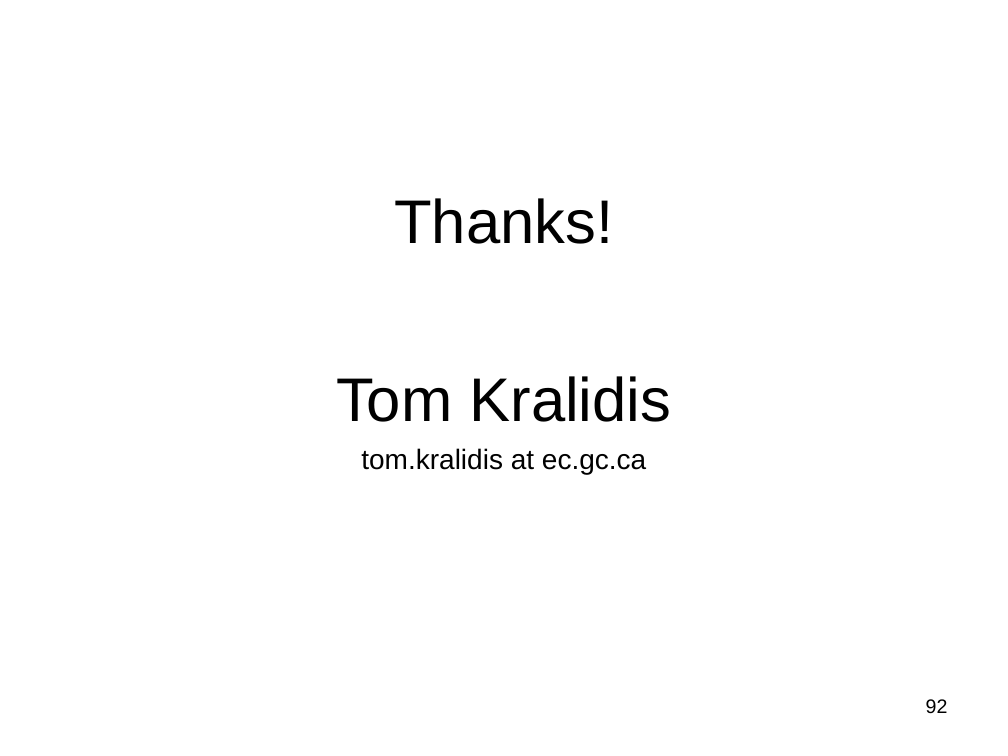
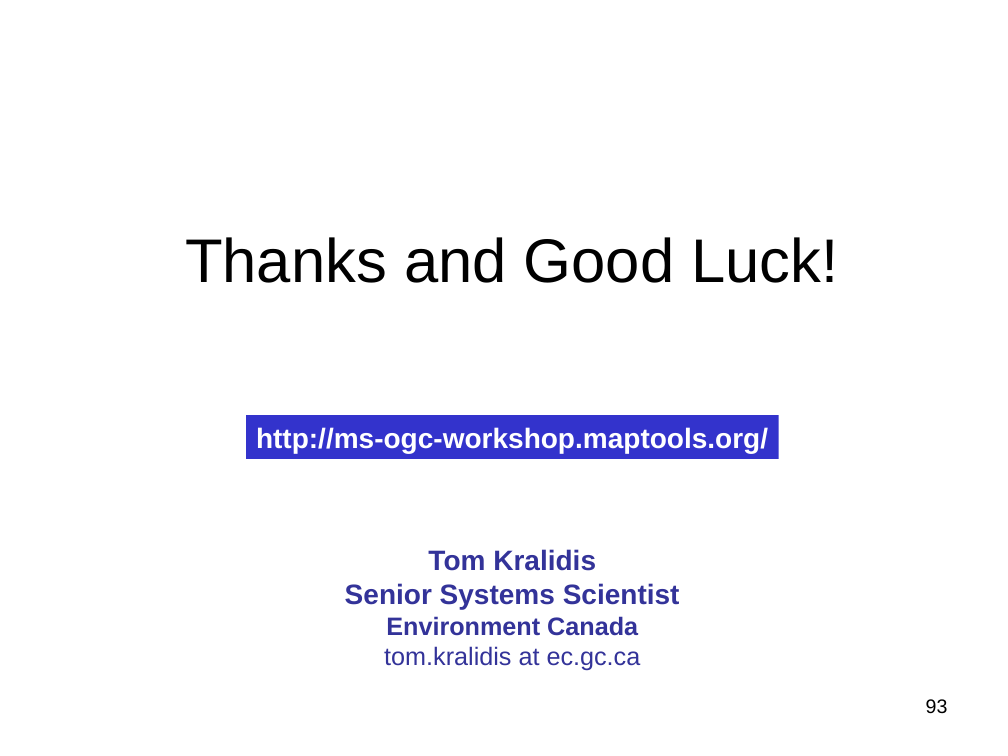
Before and after one commit to MapServer/ms-ogc-workshop, a slide deck: slide 93 of doc/ms_ogc_workshop.ppt (slide 92 before the commit). Drawn at 1008x756 pixels with LibreOffice and Linux fonts; fonts in the diff are those of the drawing. Boxes give left, top, right and bottom in pixels: in the first picture for what was removed or moved away, otherwise in the second. Text is boxed around its words. In the diff, an @@ line names an element or a change of style, - is before the commit and + after.

```diff
--- a/doc/ms_ogc_workshop.ppt
+++ b/doc/ms_ogc_workshop.ppt
@@ text removed at box(336, 198, 671, 474) @@
-Thanks!
-Tom Kralidis
-tom.kralidis at ec.gc.ca
@@ title added at box(185, 237, 838, 283), 44 pt, text #000000 @@
+Thanks and Good Luck!
@@ rectangle added at box(246, 415, 778, 460), fill #3333CC, 20 pt, text #FFFFFF, bold @@
+http://ms-ogc-workshop.maptools.org/
@@ text added at box(345, 549, 680, 671), 18 pt, text #333399, bold @@
+Tom Kralidis
+Senior Systems Scientist
+Environment Canada
+tom.kralidis at ec.gc.ca
@@ page number at box(926, 699, 948, 714): text changed @@
-92
+93
```
Also in this commit, not shown: 2 other slides changed, 1 slide added.
